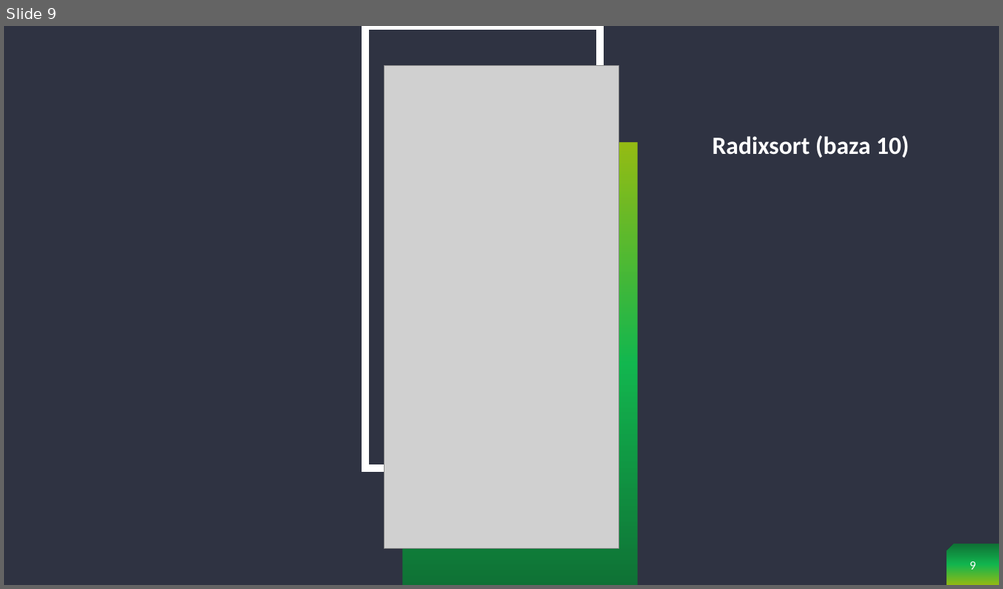
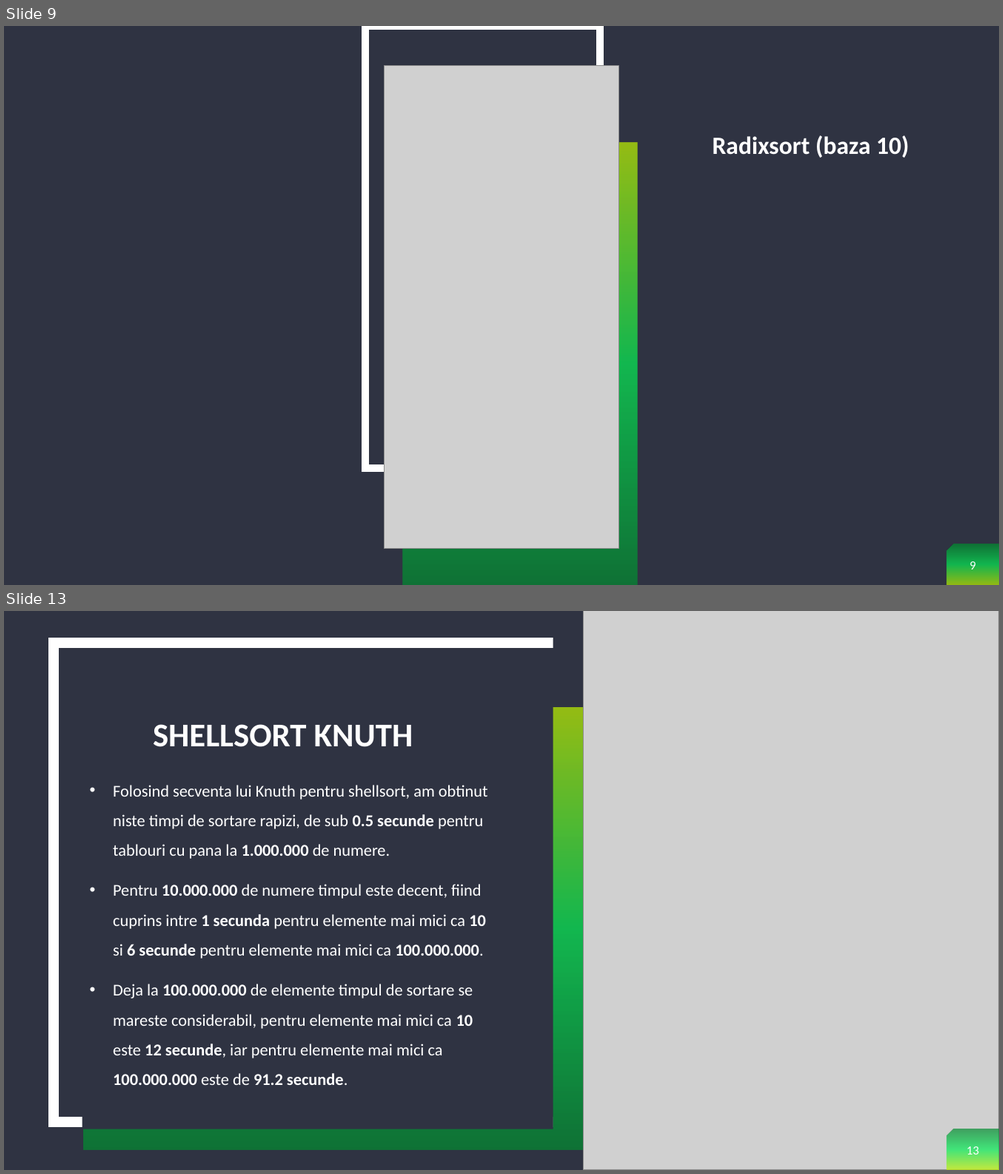
Before and after one commit to bogdanputinelu/Tema-SD, a slide deck: Prezentare Sortari.pptx. Shown one above the other, each under a label of ours: slide 9 before the commit, slides 9 and 13 after it; the slides between them are not shown. The pictures are 1003x589 and 1003x1174 pixels, drawn with LibreOffice and Linux fonts; fonts in the diff are those of the drawing; grey boxes stand for pictures. Boxes give left, top, right and bottom in pixels: in the first picture for what was removed or moved away, otherwise in the second. Text is boxed around its words. In the diff, an @@ line names an element or a change of style, - is before the commit and + after.

```diff
--- a/Prezentare Sortari.pptx
+++ b/Prezentare Sortari.pptx
@@ slide 13 added at [4, 611, 999, 1170], background #2F3342; not listed: 1 template element that a slide beside it also shows @@
@@ rectangle added at [553, 615, 654, 1150], fill #2F3342 @@
@@ picture added at [583, 611, 999, 1170] @@
@@ rectangle added at [54, 643, 632, 1123], outline #FFFFFF 10 pt @@
@@ rectangle added at [82, 665, 553, 1130], fill #2F3342 @@
@@ rectangle added at [84, 707, 583, 1150], fill gradient #038B30 to #05EE55 to #C0F400 @@
@@ title added at [153, 724, 413, 747], 32 pt, text #FFFFFF, bold @@
+SHELLSORT KNUTH
@@ text added at [113, 785, 488, 1085], 16 pt, text #FFFFFF @@
+• Folosind secventa lui Knuth pentru shellsort, am obtinut niste timpi de sortare rapizi, de sub 0.5 secunde pentru tablouri cu pana la 1.000.000 de numere.
+• Pentru 10.000.000 de numere timpul este decent, fiind cuprins intre 1 secunda pentru elemente mai mici ca 10 si 6 secunde pentru elemente mai mici ca 100.000.000.
+• Deja la 100.000.000 de elemente timpul de sortare se mareste considerabil, pentru elemente mai mici ca 10 este 12 secunde, iar pentru elemente mai mici ca 100.000.000 este de 91.2 secunde.
@@ snip rect added at [946, 1130, 999, 1170], fill gradient #038B30 to #05EE55 to #C0F400 @@
@@ page number added at [966, 1147, 979, 1155], 12 pt, text #FFFFFF @@
+13
```
Also in this commit, not shown: 7 slides changed, 2 other slides added, 2 other files.
